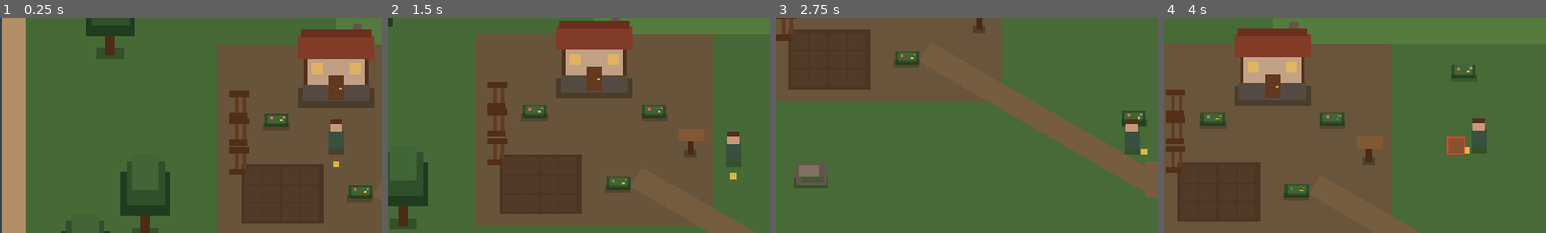
Above: before the commit, frames 1-4 (left to right).
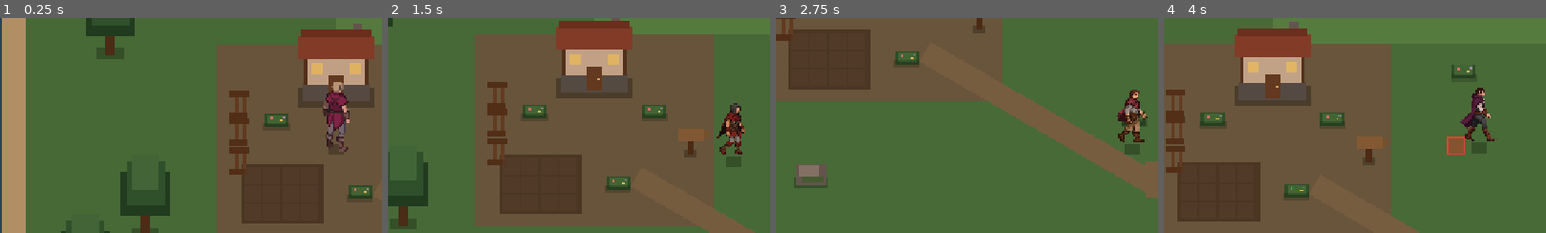
Above: after the commit, the same moments.

Repository: Richiekey/Underhallow
Game: Godot game, scene res://scenes/game/game.tscn
Same seed, same stepped clock (60 frames per second), same inputs: the game is played once before the commit and once after it.
Inputs (mouse positions are % of the whole screen's width and height, from its top left):
- Up to frame 1 (0.25 s): no input
- Up to frame 2 (1.5 s): tap Enter at 0.5 s; move the mouse to (72, 45) at 0.52 s; hold D (move_right) 0.53-1.28 s; hold 1 (hotbar_1) 0.53-1.28 s; tap E (interact) at 1.25 s; move the mouse to (30, 55) at 1.27 s; hold S (move_down) from 1.28 s (still down); tap 2 (hotbar_2) at 1.35 s
- Up to frame 3 (2.75 s): move the mouse to (60, 28) at 2.02 s; release S (move_down) at 2.03 s; hold D (move_right) from 2.03 s (still down); hold 3 (hotbar_3) from 2.03 s (still down)
- Up to frame 4 (4 s): move the mouse to (45, 70) at 2.77 s; release D (move_right) at 2.78 s; release 3 (hotbar_3) at 2.78 s; hold W (move_up) 2.78-3.53 s; tap 4 (hotbar_4) at 2.85 s; move the mouse to (80, 65) at 3.52 s; hold A (move_left) from 3.53 s (still down); hold 5 (hotbar_5) from 3.53 s (still down)
The pictures show only the part of the screen within x 6-56%, y 19-69%; the shares and areas given below are measured in that part.

The runs differ from the first frame. In frame 1, 1.5% of the frame differs, in the area x 84-92%, y 29-70%; in frame 2, 1.2%; in frame 3, 1.2%; in frame 4, 1.2%.

Commit message:
feat(art): Integrate 4-directional player animation and presentation layer

Diff:
--- /dev/null
+++ b/assets/characters/player/player_sprite_frames.tres
@@ -0,0 +1,99 @@
+[gd_resource type="SpriteFrames" format=3]
+
+[ext_resource type="Texture2D" path="res://assets/characters/player/idle/idle_east_01.png" id="1_307wc"]
+[ext_resource type="Texture2D" path="res://assets/characters/player/idle/idle_north_01.png" id="2_xxa3m"]
+[ext_resource type="Texture2D" path="res://assets/characters/player/idle/idle_south_01.png" id="3_wt80m"]
+[ext_resource type="Texture2D" path="res://assets/characters/player/idle/idle_south_02.png" id="4_v3ayv"]
+[ext_resource type="Texture2D" path="res://assets/characters/player/walk_east/walk_east_01.png" id="5_klong"]
+[ext_resource type="Texture2D" path="res://assets/characters/player/walk_east/walk_east_02.png" id="6_or6xa"]
+[ext_resource type="Texture2D" path="res://assets/characters/player/walk_east/walk_east_03.png" id="7_lcp0o"]
+[ext_resource type="Texture2D" path="res://assets/characters/player/walk_east/walk_east_04.png" id="8_2os3g"]
+[ext_resource type="Texture2D" path="res://assets/characters/player/walk_north/walk_north_01.png" id="9_m7s1g"]
+[ext_resource type="Texture2D" path="res://assets/characters/player/walk_north/walk_north_02.png" id="10_gdrjk"]
+[ext_resource type="Texture2D" path="res://assets/characters/player/walk_north/walk_north_03.png" id="11_qn6n4"]
+[ext_resource type="Texture2D" path="res://assets/characters/player/walk_north/walk_north_04.png" id="12_senfc"]
+[ext_resource type="Texture2D" path="res://assets/characters/player/walk_south/walk_south_01.png" id="13_63g7l"]
+[ext_resource type="Texture2D" path="res://assets/characters/player/walk_south/walk_south_02.png" id="14_jsk81"]
+[ext_resource type="Texture2D" path="res://assets/characters/player/walk_south/walk_south_03.png" id="15_4sudw"]
+[ext_resource type="Texture2D" path="res://assets/characters/player/walk_south/walk_south_04.png" id="16_vrl77"]
+
+[resource]
+animations = [{
+"frames": [{
+"duration": 1.0,
+"texture": ExtResource("1_307wc")
+}],
+"loop": 1,
+"name": &"idle_east",
+"speed": 2.0
+}, {
+"frames": [{
+"duration": 1.0,
+"texture": ExtResource("2_xxa3m")
+}],
+"loop": 1,
+"name": &"idle_north",
+"speed": 2.0
+}, {
+"frames": [{
+"duration": 1.0,
+"texture": ExtResource("3_wt80m")
+}, {
+"duration": 1.0,
+"texture": ExtResource("4_v3ayv")
+}],
+"loop": 1,
+"name": &"idle_south",
+"speed": 2.0
+}, {
+"frames": [{
+"duration": 1.0,
+"texture": ExtResource("5_klong")
+}, {
+"duration": 1.0,
+"texture": ExtResource("6_or6xa")
+}, {
+"duration": 1.0,
+"texture": ExtResource("7_lcp0o")
+}, {
+"duration": 1.0,
+"texture": ExtResource("8_2os3g")
+}],
+"loop": 1,
+"name": &"walk_east",
+"speed": 6.0
+}, {
+"frames": [{
+"duration": 1.0,
+"texture": ExtResource("9_m7s1g")
+}, {
+"duration": 1.0,
+"texture": ExtResource("10_gdrjk")
+}, {
+"duration": 1.0,
+"texture": ExtResource("11_qn6n4")
+}, {
+"duration": 1.0,
+"texture": ExtResource("12_senfc")
+}],
+"loop": 1,
+"name": &"walk_north",
+"speed": 6.0
+}, {
+"frames": [{
+"duration": 1.0,
+"texture": ExtResource("13_63g7l")
+}, {
+"duration": 1.0,
+"texture": ExtResource("14_jsk81")
+}, {
+"duration": 1.0,
+"texture": ExtResource("15_4sudw")
+}, {
+"duration": 1.0,
+"texture": ExtResource("16_vrl77")
+}],
+"loop": 1,
+"name": &"walk_south",
+"speed": 6.0
+}]
--- a/scenes/player/player.tscn
+++ b/scenes/player/player.tscn
@@ -1,7 +1,9 @@
-[gd_scene load_steps=5 format=3]
+[gd_scene load_steps=7 format=3]
 
 [ext_resource type="Script" path="res://src/player/player_controller.gd" id="1_controller"]
 [ext_resource type="Script" path="res://src/player/player_interaction.gd" id="2_interaction"]
+[ext_resource type="SpriteFrames" path="res://assets/characters/player/player_sprite_frames.tres" id="3_frames"]
+[ext_resource type="Script" path="res://src/presentation/player_animation_presentation.gd" id="4_presentation"]
 
 [sub_resource type="CapsuleShape2D" id="CapsuleShape2D_feet"]
 radius = 5.0
@@ -29,36 +31,14 @@
 offset_bottom = 2.0
 color = Color(0, 0, 0, 0.25)
 
-[node name="Body" type="ColorRect" parent="Visual"]
-offset_left = -6.0
-offset_top = -18.0
-offset_right = 6.0
-offset_bottom = -2.0
-color = Color(0.24, 0.38, 0.32, 1)
+[node name="AnimatedSprite" type="AnimatedSprite2D" parent="Visual"]
+texture_filter = 1
+position = Vector2(0, -29)
+sprite_frames = ExtResource("3_frames")
+animation = &"idle_south"
 
-[node name="Head" type="ColorRect" parent="Visual"]
-offset_left = -5.0
-offset_top = -26.0
-offset_right = 5.0
-offset_bottom = -17.0
-color = Color(0.85, 0.72, 0.6, 1)
-
-[node name="Hair" type="ColorRect" parent="Visual"]
-offset_left = -5.0
-offset_top = -27.0
-offset_right = 5.0
-offset_bottom = -23.0
-color = Color(0.35, 0.22, 0.15, 1)
-
-[node name="FacingIndicator" type="Node2D" parent="Visual"]
-position = Vector2(0, 6)
-
-[node name="Marker" type="ColorRect" parent="Visual/FacingIndicator"]
-offset_left = -2.0
-offset_top = -2.0
-offset_right = 2.0
-offset_bottom = 2.0
-color = Color(0.95, 0.85, 0.35, 1)
+[node name="AnimationPresentation" type="Node" parent="Visual"]
+script = ExtResource("4_presentation")
 
 [node name="InteractionDetector" type="Area2D" parent="."]
 collision_layer = 0
--- a/src/player/player_controller.gd
+++ b/src/player/player_controller.gd
@@ -27,7 +27,7 @@
 signal preview_orientation_changed(new_orientation: int)
 
 @onready var interaction_detector: PlayerInteraction = $InteractionDetector
-@onready var facing_indicator: Node2D = $Visual/FacingIndicator
+@onready var facing_indicator: Node2D = get_node_or_null("Visual/FacingIndicator")
 
 var player_state: PlayerState = null
 var runtime: GameRuntime = null
--- /dev/null
+++ b/src/presentation/player_animation_presentation.gd
@@ -0,0 +1,90 @@
+class_name PlayerAnimationPresentation
+extends Node
+
+## Drives AnimatedSprite2D animation state based on PlayerController movement.
+## Strictly a presentation consumer — does not modify movement, input, or domain state.
+##
+## Maps PlayerState.FacingDirection (8-dir) to visual animation directions (4-dir):
+##   SOUTH, NORTH, EAST (+ flip for WEST)
+##   Diagonals map to their primary cardinal (SE/SW → SOUTH, NE/NW → NORTH, etc.)
+
+@onready var sprite: AnimatedSprite2D = $"../AnimatedSprite"
+
+var _controller: PlayerController = null
+var _last_facing: int = PlayerState.FacingDirection.SOUTH
+var _last_moving: bool = false
+
+func _ready() -> void:
+	_controller = get_parent().get_parent() as PlayerController
+	if _controller == null:
+		printerr("PlayerAnimationPresentation: Grandparent is not a PlayerController.")
+		return
+
+	if sprite == null:
+		printerr("PlayerAnimationPresentation: AnimatedSprite not found at ../AnimatedSprite.")
+		return
+
+	_update_animation(false, PlayerState.FacingDirection.SOUTH)
+
+func _process(_delta: float) -> void:
+	if _controller == null or sprite == null:
+		return
+
+	var is_moving: bool = _controller.is_moving
+	var facing: int = _controller.facing_cardinal
+
+	# Only update animation when state actually changes
+	if is_moving != _last_moving or facing != _last_facing:
+		_last_moving = is_moving
+		_last_facing = facing
+		_update_animation(is_moving, facing)
+
+func _update_animation(is_moving: bool, facing: int) -> void:
+	var direction_name: String = _facing_to_direction_name(facing)
+	var flip_h: bool = _should_flip(facing)
+
+	sprite.flip_h = flip_h
+
+	var anim_name: String
+	if is_moving:
+		anim_name = "walk_" + direction_name
+	else:
+		anim_name = "idle_" + direction_name
+
+	if sprite.sprite_frames != null and sprite.sprite_frames.has_animation(anim_name):
+		if sprite.animation != anim_name:
+			sprite.play(anim_name)
+	else:
+		# Fallback: try south if direction-specific animation doesn't exist
+		var fallback: String = "walk_south" if is_moving else "idle_south"
+		if sprite.animation != fallback:
+			sprite.play(fallback)
+
+## Maps 8-directional facing to one of 4 visual directions (south, north, east).
+## West directions use east animations with flip_h = true.
+static func _facing_to_direction_name(facing: int) -> String:
+	match facing:
+		PlayerState.FacingDirection.SOUTH, \
+		PlayerState.FacingDirection.SOUTHEAST, \
+		PlayerState.FacingDirection.SOUTHWEST:
+			return "south"
+		PlayerState.FacingDirection.NORTH, \
+		PlayerState.FacingDirection.NORTHEAST, \
+		PlayerState.FacingDirection.NORTHWEST:
+			return "north"
+		PlayerState.FacingDirection.EAST:
+			return "east"
+		PlayerState.FacingDirection.WEST:
+			return "east"  # Flipped horizontally
+		_:
+			return "south"
+
+## Returns true if the facing direction requires horizontal sprite flip.
+static func _should_flip(facing: int) -> bool:
+	match facing:
+		PlayerState.FacingDirection.WEST, \
+		PlayerState.FacingDirection.SOUTHWEST, \
+		PlayerState.FacingDirection.NORTHWEST:
+			return true
+		_:
+			return false
Binary file added: assets/characters/player/idle/idle_east_01.png
Not shown, added: assets/characters/player/idle/idle_east_01.png.import
Binary file added: assets/characters/player/idle/idle_north_01.png
Not shown, added: assets/characters/player/idle/idle_north_01.png.import
Binary file added: assets/characters/player/idle/idle_south_01.png
Not shown, added: assets/characters/player/idle/idle_south_01.png.import
Binary file added: assets/characters/player/idle/idle_south_02.png
Not shown, added: assets/characters/player/idle/idle_south_02.png.import
Binary file added: assets/characters/player/walk_east/walk_east_01.png
Not shown, added: assets/characters/player/walk_east/walk_east_01.png.import
Binary file added: assets/characters/player/walk_east/walk_east_02.png
Not shown, added: assets/characters/player/walk_east/walk_east_02.png.import
(and 20 more such lines)
